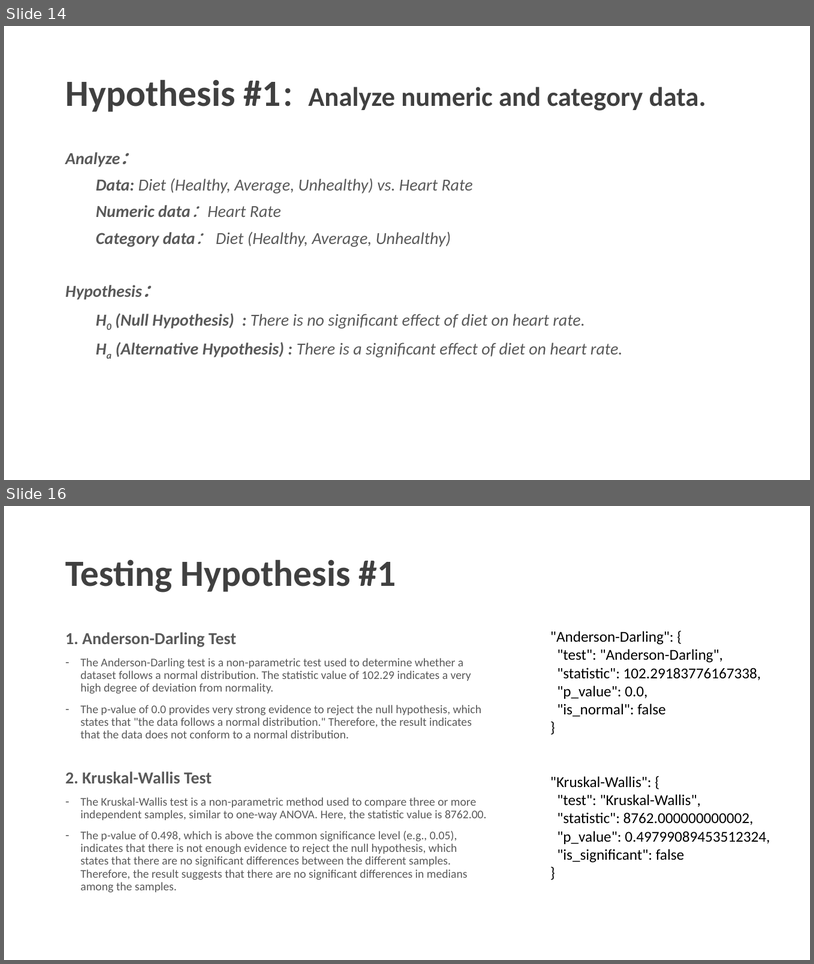
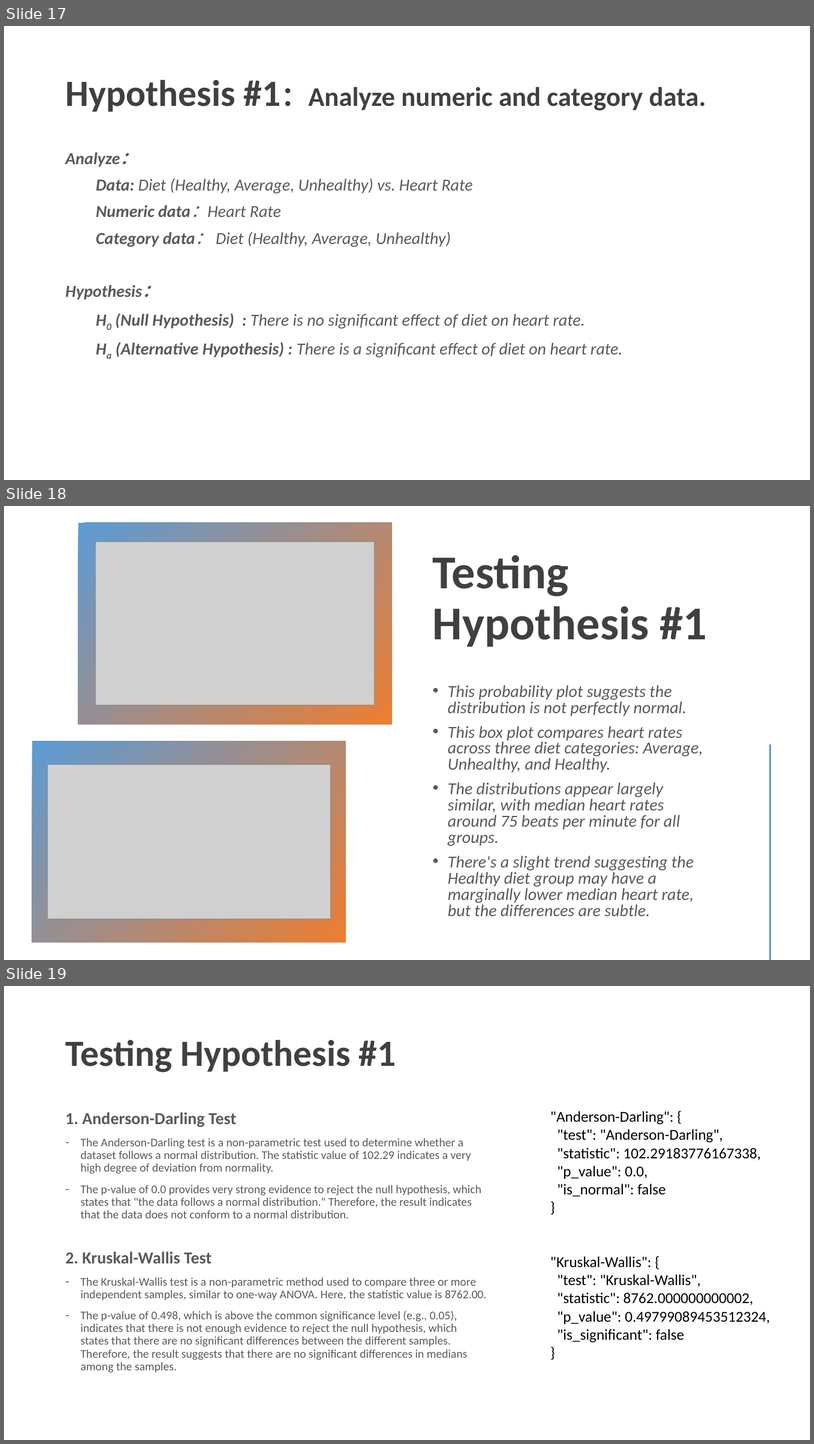
Before and after one commit to charlesyifanli/python_and_data, a slide deck: mini_project/SCSE 24 Mini-project presentation (Group No. ##).pptx. Shown one above the other, each under a label of ours: slides 14 and 16 before the commit, slides 17, 18 and 19 after it; the slides between them are not shown. The pictures are 814x964 and 814x1444 pixels, drawn with LibreOffice and Linux fonts; fonts in the diff are those of the drawing; grey boxes stand for pictures; background and template pictures are left out. Boxes give left, top, right and bottom in pixels: in the first picture for what was removed or moved away, otherwise in the second. Text is boxed around its words. In the diff, an @@ line names an element or a change of style, - is before the commit and + after.

```diff
--- a/mini_project/SCSE 24 Mini-project presentation (Group No. ##).pptx
+++ b/mini_project/SCSE 24 Mini-project presentation (Group No. ##).pptx
@@ slide 18 added at box(4, 506, 810, 960), background #FFFFFF @@
@@ rectangle added at box(78, 523, 392, 724), fill gradient #5B9BD5 to #ED7D31 @@
@@ picture added at box(95, 541, 374, 705) @@
@@ title added at box(433, 555, 707, 647), 56 pt, text #404040, bold @@
+Testing Hypothesis #1
@@ text added at box(448, 685, 704, 916), 20 pt, text #595959, italic @@
+• This probability plot suggests the distribution is not perfectly normal.
+• This box plot compares heart rates across three diet categories: Average, Unhealthy, and Healthy.
+• The distributions appear largely similar, with median heart rates around 75 beats per minute for all groups.
+• There's a slight trend suggesting the Healthy diet group may have a marginally lower median heart rate, but the differences are subtle.
@@ rectangle added at box(32, 741, 346, 942), fill gradient #5B9BD5 to #ED7D31 @@
@@ line added from (770, 745) to (770, 959), #ED7D31 2 pt @@
@@ picture added at box(48, 765, 330, 919) @@
@@ what was slide 14 is now slide 17 @@
@@ what was slide 16 is now slide 19 @@
```
Also in this commit, not shown: 1 slide changed, 8 other slides added, 2 slides removed, 1 other file.
